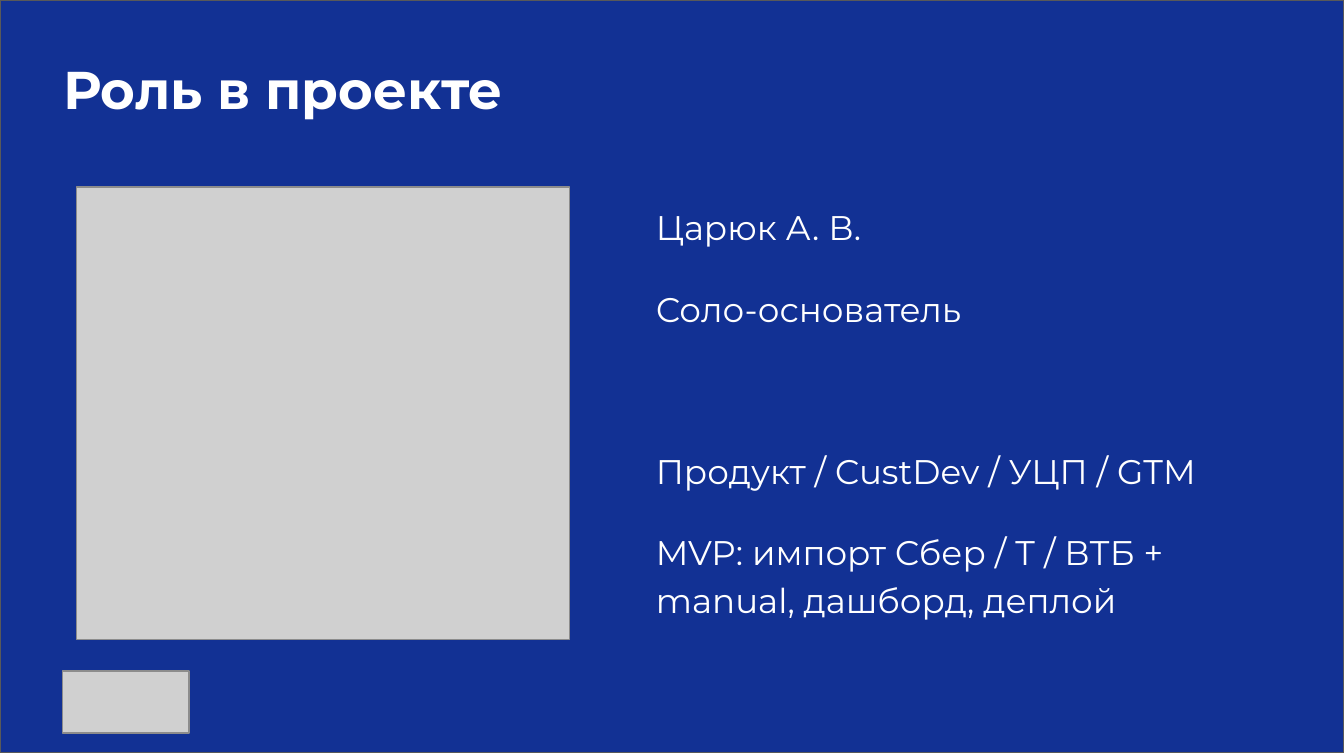
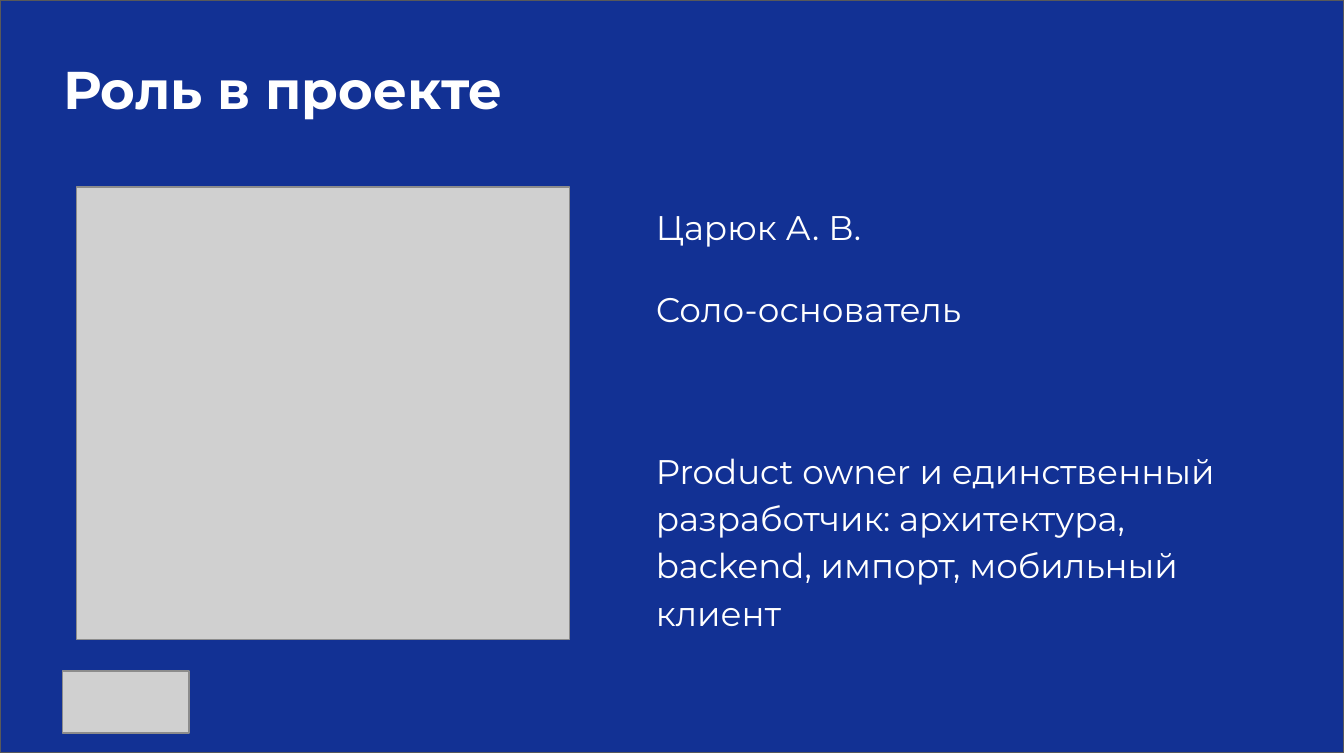
Before and after one commit to funcid/mipt-masters-coursework, a slide deck: slide 2 of 3 semester/FuncFund_ВКРС/I — НИР 3/01 — Финал/FuncFund_индивидуальная_презентация_НИР 3_финал.pptx. Drawn at 1344x753 pixels with LibreOffice and Linux fonts; fonts in the diff are those of the drawing; grey boxes stand for pictures. Boxes give left, top, right and bottom in pixels: in the first picture for what was removed or moved away, otherwise in the second. Text is boxed around its words. In the diff, an @@ line names an element or a change of style, - is before the commit and + after.

```diff
--- a/3 semester/FuncFund_ВКРС/I — НИР 3/01 — Финал/FuncFund_индивидуальная_презентация_НИР 3_финал.pptx
+++ b/3 semester/FuncFund_ВКРС/I — НИР 3/01 — Финал/FuncFund_индивидуальная_презентация_НИР 3_финал.pptx
@@ text at [656, 458, 1215, 626]: text changed @@
-Продукт / CustDev / УЦП / GTM
-MVP: импорт Сбер / Т / ВТБ + manual, дашборд, деплой
+Product owner и единственный разработчик: архитектура, backend, импорт, мобильный клиент
```
Also in this commit, not shown: 6 other slides changed, 1 slide added, 8 other files.
